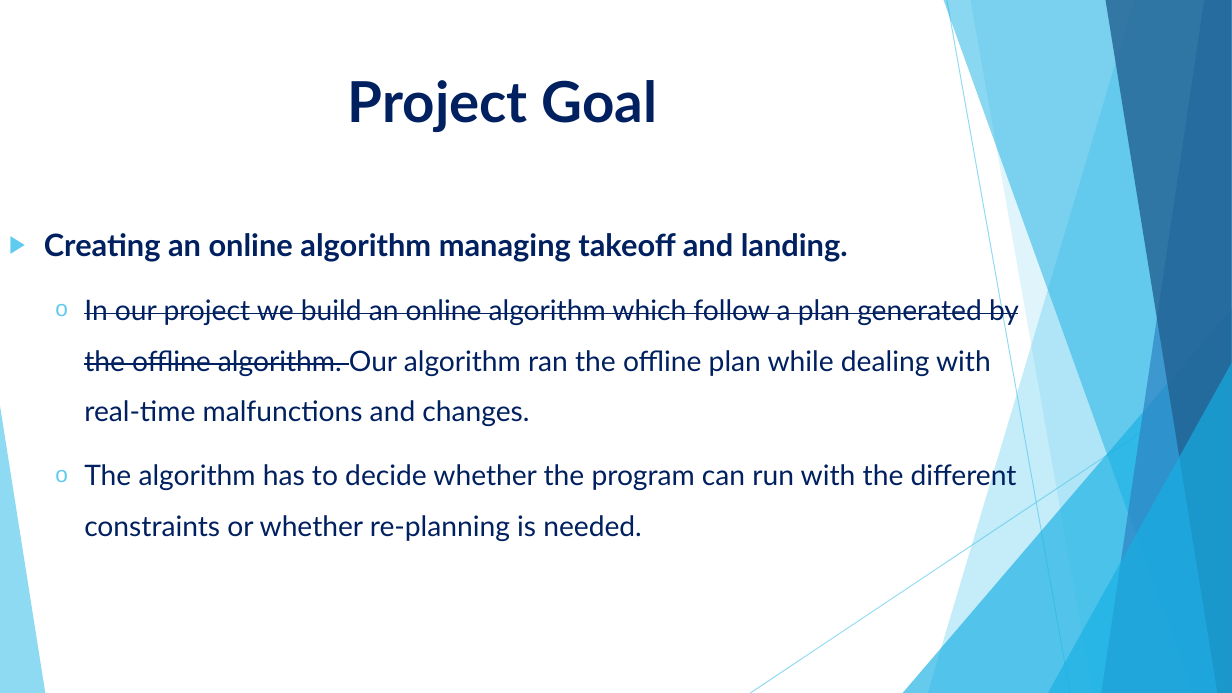
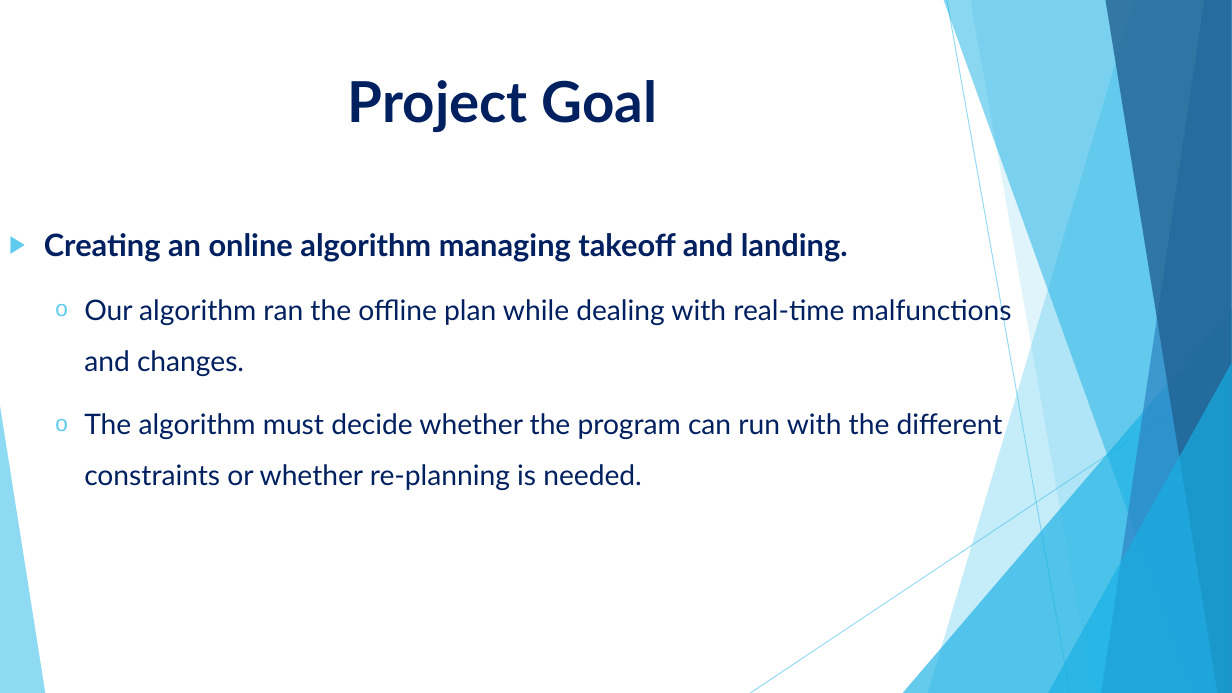
Before and after one commit to Cohen-Yoav/Project-A---Airport-Management, a slide deck: slide 16 of חומר עזר לפרויקט/project_A.pptx (slide 17 before the commit). Drawn at 1232x693 pixels with LibreOffice and Linux fonts; fonts in the diff are those of the drawing. Boxes give left, top, right and bottom in pixels: in the first picture for what was removed or moved away, otherwise in the second. Text is boxed around its words. In the diff, an @@ line names an element or a change of style, - is before the commit and + after.

```diff
--- a/חומר עזר לפרויקט/project_A.pptx
+++ b/חומר עזר לפרויקט/project_A.pptx
@@ text at [84, 295, 1012, 490]: text changed @@
-  o In our project we build an online algorithm which follow a plan generated by the offline algorithm. Our algorithm ran the offline plan while dealing with real-time malfunctions and changes.
-  o The algorithm has to decide whether the program can run with the different constraints or whether re-planning is needed.
+  o Our algorithm ran the offline plan while dealing with real-time malfunctions and changes.
+  o The algorithm must decide whether the program can run with the different constraints or whether re-planning is needed.
```
Also in this commit, not shown: 3 other slides changed, 1 slide added, 2 slides removed, 5 other files.
